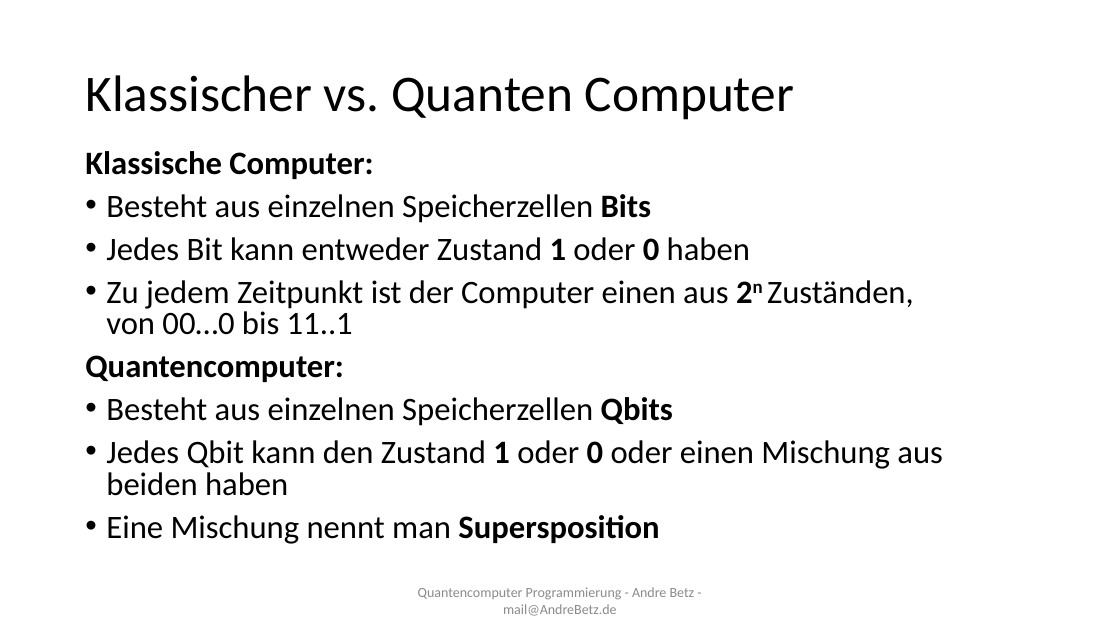
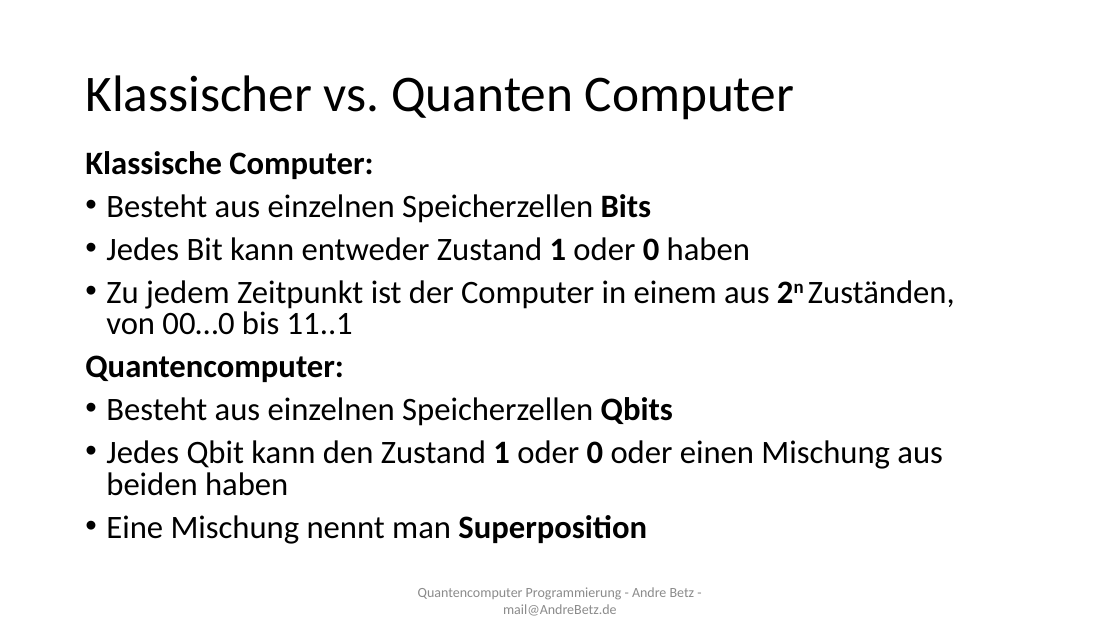
Before and after one commit to sky4walk/documents, a slide deck: slide 2 of QuantencomputerProgramming.odp. Drawn at 1120x630 pixels with LibreOffice and Linux fonts; fonts in the diff are those of the drawing. Boxes give left, top, right and bottom in pixels: in the first picture for what was removed or moved away, otherwise in the second. Text is boxed around its words. In the diff, an @@ line names an element or a change of style, - is before the commit and + after.

```diff
--- a/QuantencomputerProgramming.odp
+++ b/QuantencomputerProgramming.odp
@@ text at bbox=[106, 280, 955, 335]: text changed @@
-• Zu jedem Zeitpunkt ist der Computer einen aus 2n Zuständen,
-  von 00…0 bis 11..1
+• Zu jedem Zeitpunkt ist der Computer in einem aus 2n Zuständen,
+  von 00…0 bis 11..1
@@ text at bbox=[106, 515, 647, 544]: text changed @@
-• Eine Mischung nennt man Supersposition
+• Eine Mischung nennt man Superposition
```
Also in this commit, not shown: 4 other slides changed.
